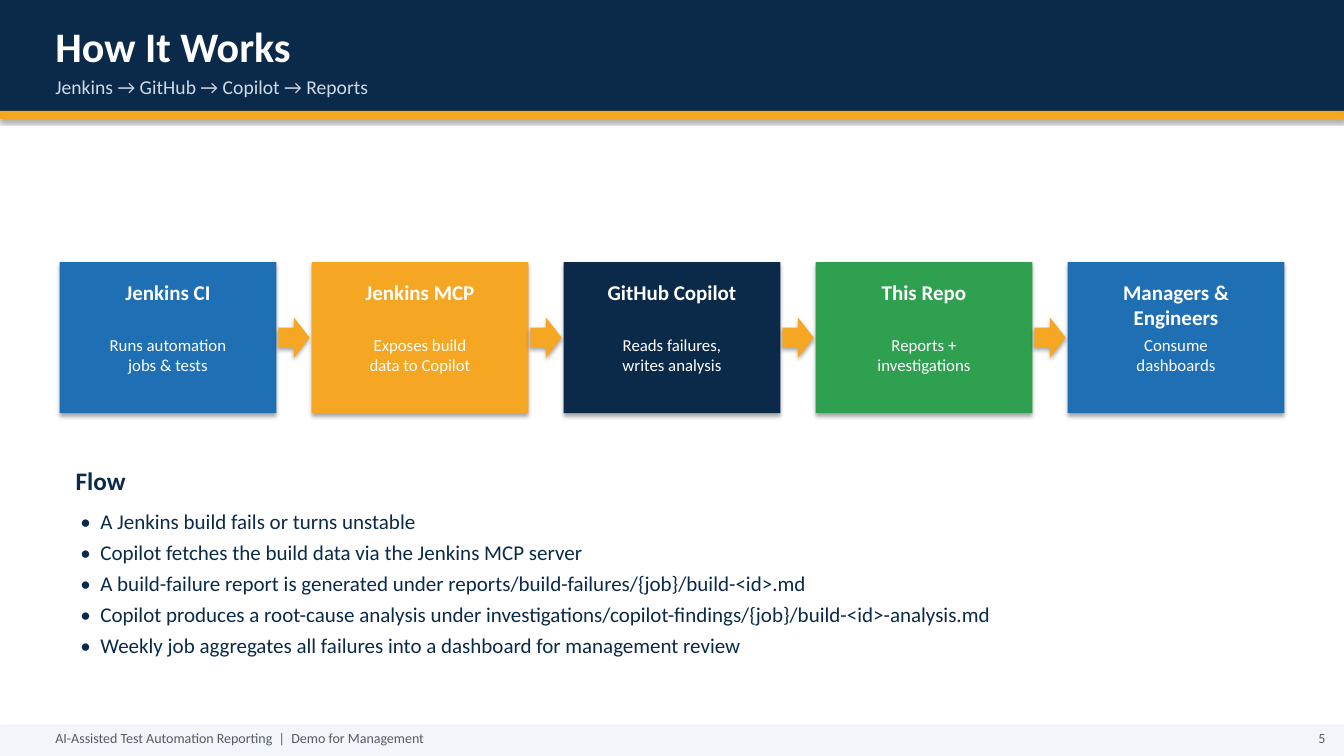
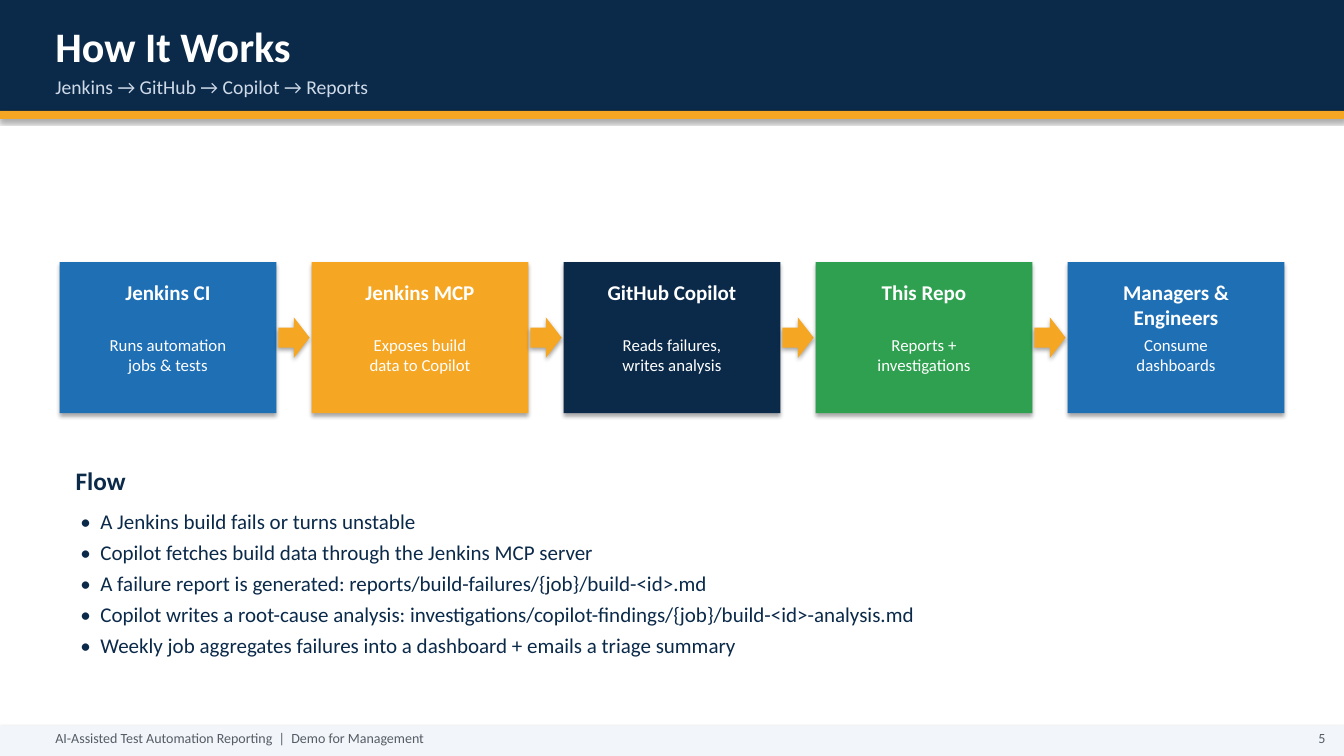
Before and after one commit to abidaliatex/test-automation-reporting, a slide deck: slide 5 of AI-Test-Automation-Reporting-Demo.pptx. Drawn at 1344x756 pixels with LibreOffice and Linux fonts; fonts in the diff are those of the drawing. Boxes give left, top, right and bottom in pixels: in the first picture for what was removed or moved away, otherwise in the second. Text is boxed around its words. In the diff, an @@ line names an element or a change of style, - is before the commit and + after.

```diff
--- a/AI-Test-Automation-Reporting-Demo.pptx
+++ b/AI-Test-Automation-Reporting-Demo.pptx
@@ text at (100,545,913,657): text changed @@
-• Copilot fetches the build data via the Jenkins MCP server
-• A build-failure report is generated under reports/build-failures/{job}/build-<id>.md
-• Copilot produces a root-cause analysis under investigations/copilot-findings/{job}/build-<id>-analysis.md
-• Weekly job aggregates all failures into a dashboard for management review
+• Copilot fetches build data through the Jenkins MCP server
+• A failure report is generated: reports/build-failures/{job}/build-<id>.md
+• Copilot writes a root-cause analysis: investigations/copilot-findings/{job}/build-<id>-analysis.md
+• Weekly job aggregates failures into a dashboard + emails a triage summary
```
Also in this commit, not shown: 6 other slides changed, 8 slides added, 2 slides removed, 4 other files.
